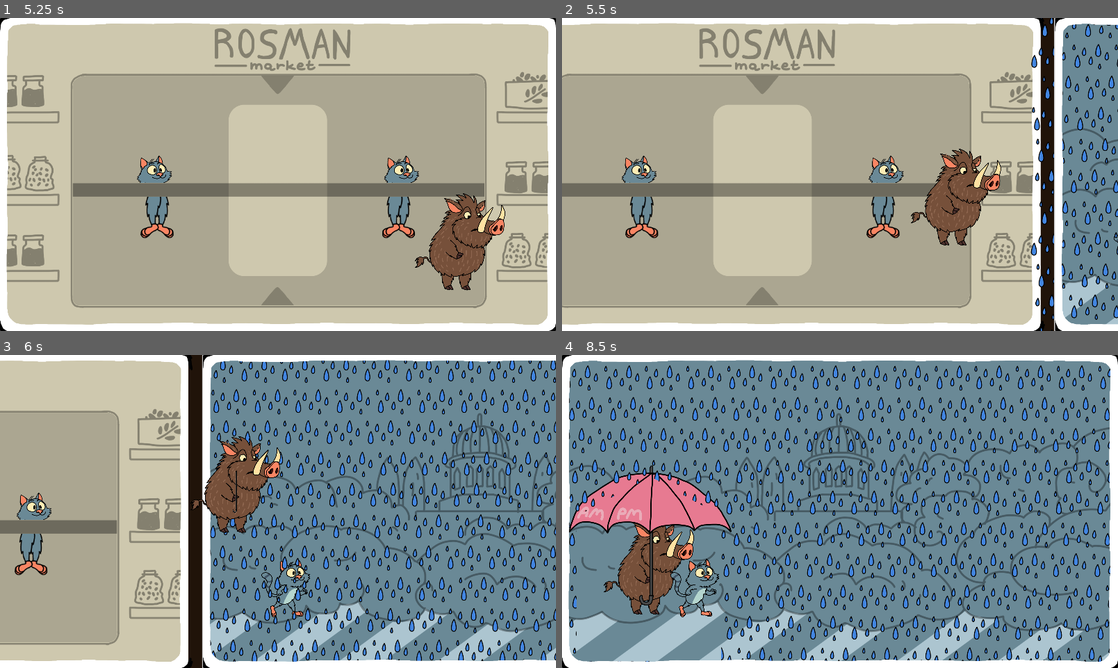
Above: before the commit, frames 1-4 (two rows, left to right).
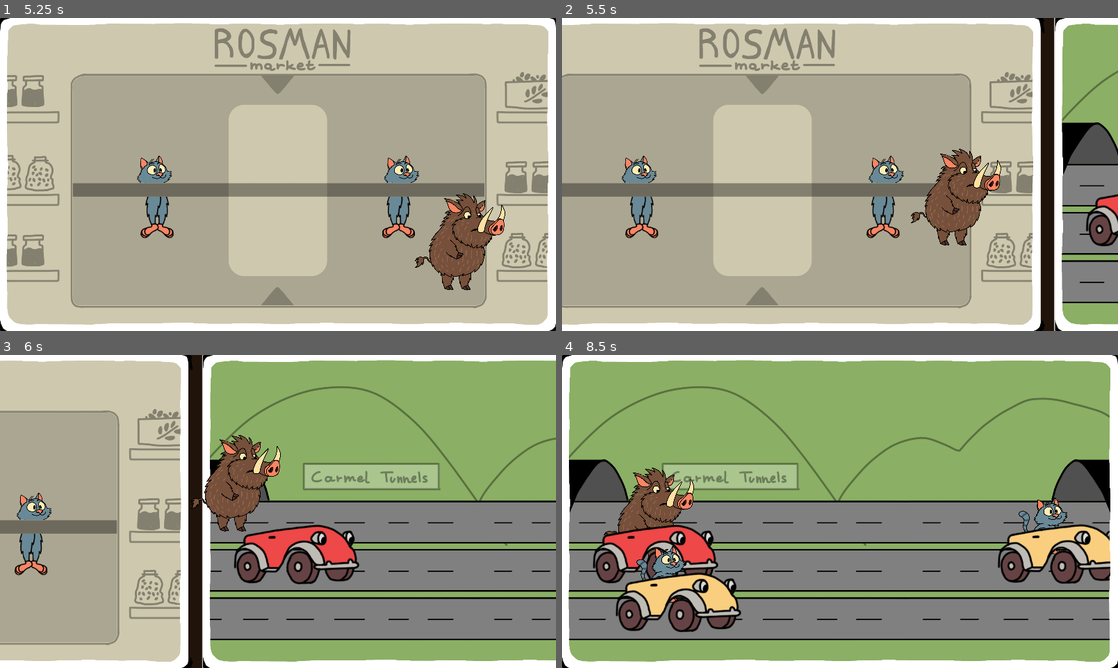
Above: after the commit, the same moments.

Repository: danielr0159/ggj2024
Game: Godot game, scene res://hub.tscn
Same seed, same stepped clock (60 frames per second), same inputs: the game is played once before the commit and once after it.
Inputs (mouse positions are in pixels of both pictures, inside the frame that each line leads up to):
- Up to frame 1 (5.25 s): click (278, 174) at 0.5 s; click (278, 174) at 1.25 s; click (278, 174) at 2 s
- Up to frame 2 (5.5 s): no input
- Up to frame 3 (6 s): no input
- Up to frame 4 (8.5 s): no input

Frame 1 is identical in both runs. In frame 2, 8.1% of the frame differs, in the area x 84-100%, y 0-100%; in frame 3, 45%; in frame 4, 75%, in the area x 1-99%, y 1-98%.

Commit message:
Presentation version

Diff:
--- a/minigames/carousel.tscn
+++ b/minigames/carousel.tscn
@@ -10,6 +10,7 @@
 [ext_resource type="Texture2D" uid="uid://bf704l1e2d6st" path="res://assets/images/carousel/pig_half_bottom.png" id="5_qn8m4"]
 [ext_resource type="Texture2D" uid="uid://dhb38f837se32" path="res://assets/images/carousel/cat_half_bpttom.png" id="6_k3vun"]
 [ext_resource type="SpriteFrames" uid="uid://cp6bh3y8ai5n6" path="res://assets/images/explosion/sprites.tres" id="10_ubcjl"]
+[ext_resource type="AudioStream" uid="uid://b53q3m307ggqw" path="res://assets/sounds/DeliMusic+Ambient.wav" id="11_2s5l7"]
 
 [sub_resource type="Animation" id="Animation_x5rlr"]
 length = 0.001
@@ -734,3 +735,7 @@
 offset_right = 1152.0
 offset_bottom = 648.0
 flat = true
+
+[node name="AudioStreamPlayer" type="AudioStreamPlayer" parent="."]
+stream = ExtResource("11_2s5l7")
+autoplay = true
--- a/minigames/drive.tscn
+++ b/minigames/drive.tscn
@@ -8,6 +8,7 @@
 [ext_resource type="Texture2D" uid="uid://cj8e0ehdfy1px" path="res://assets/images/drive/road.png" id="4_22ltn"]
 [ext_resource type="Texture2D" uid="uid://daaetn1bm4rux" path="res://assets/images/drive/tunnel.png" id="5_btyem"]
 [ext_resource type="Texture2D" uid="uid://csrruehwfnxpj" path="res://assets/images/drive/car_red.png" id="7_1f5es"]
+[ext_resource type="AudioStream" uid="uid://w7pvnf3pjbpu" path="res://assets/sounds/RoadMusic+Ambient.wav" id="9_y3w24"]
 
 [sub_resource type="ShaderMaterial" id="ShaderMaterial_m6ex4"]
 shader = ExtResource("3_c08wp")
@@ -610,3 +611,7 @@
 libraries = {
 "": SubResource("AnimationLibrary_36ifc")
 }
+
+[node name="AudioStreamPlayer" type="AudioStreamPlayer" parent="."]
+stream = ExtResource("9_y3w24")
+autoplay = true
--- a/minigames/duel.tscn
+++ b/minigames/duel.tscn
@@ -10,6 +10,7 @@
 [ext_resource type="Texture2D" uid="uid://cjnfubs3wwsfq" path="res://assets/images/duel/WAIT.png" id="9_ca748"]
 [ext_resource type="Texture2D" uid="uid://fac04wwmewoq" path="res://assets/images/duel/NOW.png" id="10_n60rn"]
 [ext_resource type="SpriteFrames" uid="uid://cp6bh3y8ai5n6" path="res://assets/images/explosion/sprites.tres" id="10_x7jty"]
+[ext_resource type="AudioStream" uid="uid://bsdq823xy7n3g" path="res://assets/sounds/TrashMusic+Ambient.wav" id="11_4um42"]
 
 [sub_resource type="Animation" id="Animation_61q0i"]
 resource_name = "RESET"
@@ -820,3 +821,7 @@
 offset_right = 1152.0
 offset_bottom = 648.0
 flat = true
+
+[node name="AudioStreamPlayer" type="AudioStreamPlayer" parent="."]
+stream = ExtResource("11_4um42")
+autoplay = true
--- a/minigames/parachute.tscn
+++ b/minigames/parachute.tscn
@@ -1,9 +1,10 @@
-[gd_scene load_steps=12 format=3 uid="uid://d28fdawy5vh64"]
+[gd_scene load_steps=13 format=3 uid="uid://d28fdawy5vh64"]
 
 [ext_resource type="Script" path="res://scripts/parachute.gd" id="1_2pp46"]
 [ext_resource type="PackedScene" uid="uid://dnff1h6m33ixc" path="res://entities/parachute_cart.tscn" id="2_88yh2"]
 [ext_resource type="PackedScene" uid="uid://c6mx0jvv7chl1" path="res://common/frame.tscn" id="2_a3m0q"]
 [ext_resource type="PackedScene" uid="uid://ccx8n7nigis8c" path="res://assets/rigs/pig.tscn" id="3_dhyg5"]
+[ext_resource type="AudioStream" uid="uid://c0wub8uoojh6t" path="res://assets/sounds/ParachuteMusic+Ambient .wav" id="5_p34q8"]
 
 [sub_resource type="RectangleShape2D" id="RectangleShape2D_1mt8h"]
 size = Vector2(100, 100)
@@ -652,3 +653,7 @@
 offset_right = 1152.0
 offset_bottom = 648.0
 flat = true
+
+[node name="AudioStreamPlayer" type="AudioStreamPlayer" parent="."]
+stream = ExtResource("5_p34q8")
+autoplay = true
--- a/screens/start.tscn
+++ b/screens/start.tscn
@@ -1,8 +1,9 @@
-[gd_scene load_steps=4 format=3 uid="uid://dadh65rrjtb1o"]
+[gd_scene load_steps=5 format=3 uid="uid://dadh65rrjtb1o"]
 
 [ext_resource type="Script" path="res://scripts/start.gd" id="1_5h3gt"]
 [ext_resource type="Texture2D" uid="uid://c0gtgg6ibatfh" path="res://assets/images/start/start_1.png" id="2_awfvf"]
 [ext_resource type="Texture2D" uid="uid://qrrlfm3ljol2" path="res://assets/images/start/start_2.png" id="3_p3c3o"]
+[ext_resource type="AudioStream" uid="uid://bs5sadbe7sh7m" path="res://assets/sounds/StartScreenMusic.wav" id="4_bv3p5"]
 
 [node name="Start" type="Node2D"]
 script = ExtResource("1_5h3gt")
@@ -22,3 +23,7 @@
 offset_right = 1152.0
 offset_bottom = 648.0
 flat = true
+
+[node name="AudioStreamPlayer" type="AudioStreamPlayer" parent="."]
+stream = ExtResource("4_bv3p5")
+autoplay = true
--- a/scripts/hub.gd
+++ b/scripts/hub.gd
@@ -6,8 +6,8 @@
 	preload("res://minigames/umbrella.tscn"),
 	preload("res://minigames/drive.tscn"),
 	preload("res://minigames/duel.tscn"),
-	preload("res://minigames/parachute.tscn"),
-	preload("res://minigames/train.tscn"),
+	#preload("res://minigames/parachute.tscn"),
+	#preload("res://minigames/train.tscn"),
 ]
 
 var difficulty : int = 0
@@ -39,7 +39,7 @@
 func _next() -> void:
 	difficulty += 1
 	@warning_ignore("integer_division")
-	var new_level : int = min(difficulty/5, 4)
+	var new_level : int = min(difficulty/3, 4)
 	if pig_level < new_level:
 		var screen : BadgeScreen = preload("res://screens/badge.tscn").instantiate()
 		screen.pig_level = pig_level
Binary file changed: assets/images/badge/upgrade_1.png
Not shown: 1 places in minigames/carousel.tscn that only renumber resources
Not shown: 1 places in minigames/drive.tscn that only renumber resources
Not shown: 1 places in minigames/duel.tscn that only renumber resources
